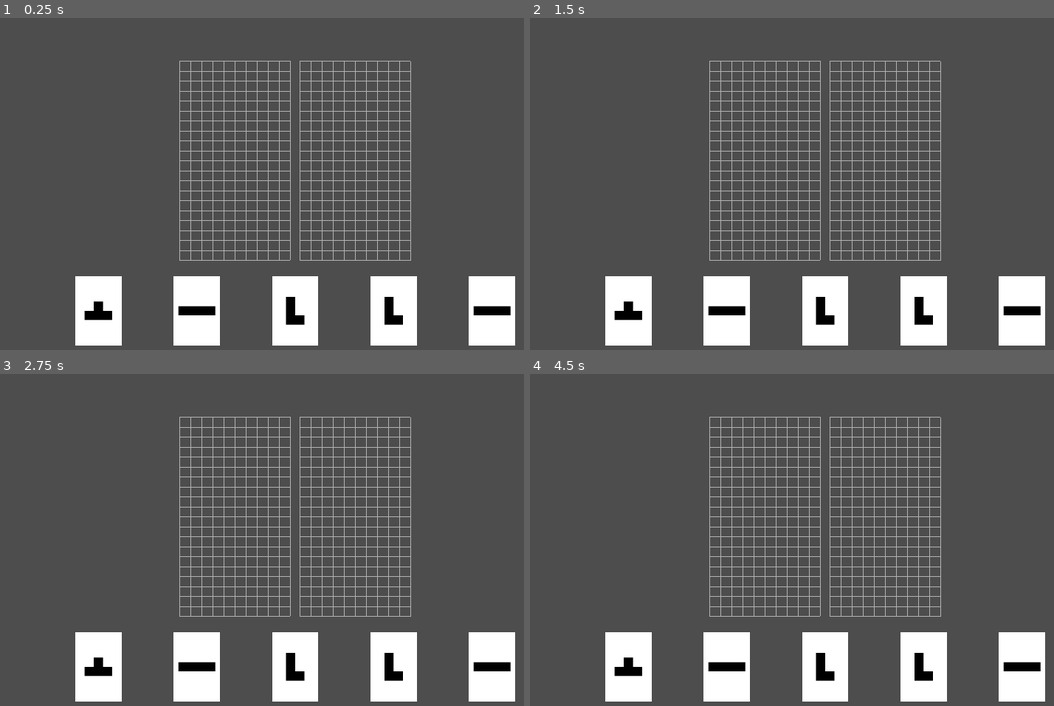
Above: before the commit, frames 1-4 (two rows, left to right).
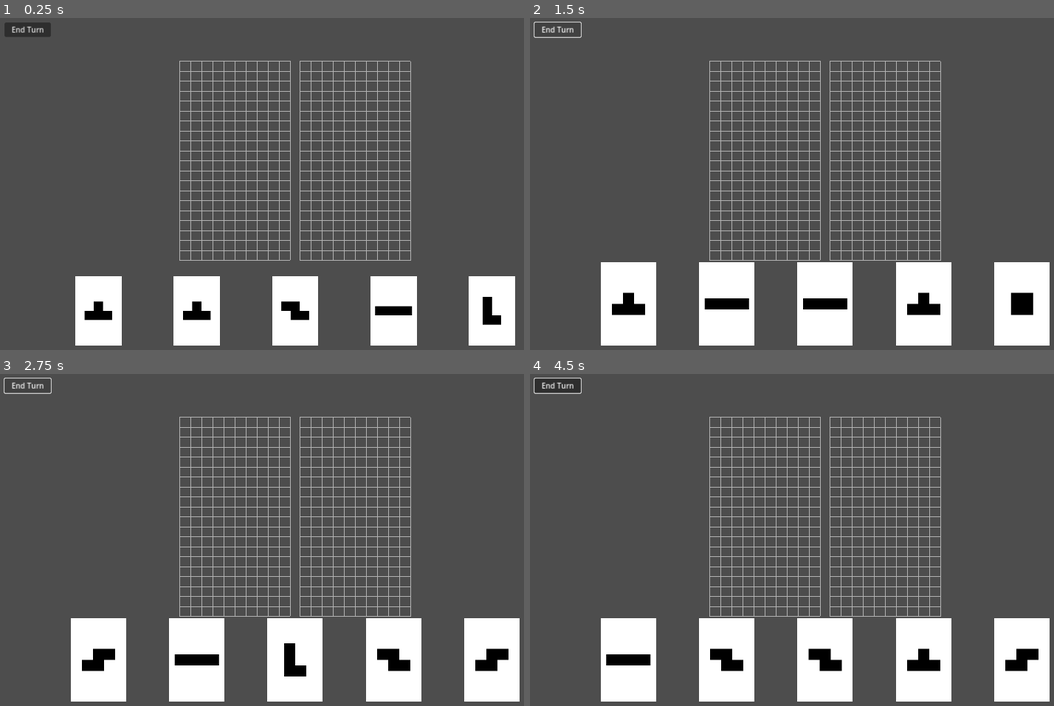
Above: after the commit, the same moments.

Repository: dBinet/SquirrelAttack
Game: Godot game, scene res://scenes/Main.tscn
Same seed, same stepped clock (60 frames per second), same inputs: the game is played once before the commit and once after it.
Inputs (mouse positions are in pixels of both pictures, inside the frame that each line leads up to):
- Up to frame 1 (0.25 s): no input
- Up to frame 2 (1.5 s): click (556, 31) at 0.5 s, where only the run after the commit has a clickable "End Turn"; click (556, 31) at 1.25 s, where only the run after the commit has a clickable "End Turn"
- Up to frame 3 (2.75 s): click (26, 387) at 2 s, where only the run after the commit has a clickable "End Turn"
- Up to frame 4 (4.5 s): tap Enter at 2.75, 4.25 s; move the mouse to (954, 523) at 2.77 s; click (954, 523) at 2.92 s; tap Space at 3.5 s; drag from (708, 556) to (797, 606) at 3.52 s; move the mouse to (886, 466) at 4.27 s; click (886, 466) at 4.42 s

The runs differ from the first frame. In frame 1, 1.4% of the frame differs, in the area x 0-98%, y 1-93%; in frame 2, 5.8%; in frame 3, 5.6%; in frame 4, 6.1%, in the area x 0-100%, y 1-99%.

Commit message:
Add end turn button and refresh hand

Diff:
--- a/scenes/Main.tscn
+++ b/scenes/Main.tscn
@@ -18,3 +18,5 @@
 groups=["GridInstances"]
 
 script = ExtResource("2")
+
+[node name="EndTurnButton" type="Button" parent="."]
--- a/scripts/Main.gd
+++ b/scripts/Main.gd
@@ -3,6 +3,7 @@
 var _cards: Array[Card] = []
 var _previous_viewport_size := Vector2.ZERO
 var _grids: Array[Grid] = []
+var _end_button: Button
 
 const SHAPES := ["I", "L", "O", "T", "S", "Z"]
 const CARD_SCENE := preload("res://scenes/Card.tscn")
@@ -18,12 +19,14 @@
     for g in _grids:
         g.scale = Vector2(1.0, GRID_VERTICAL_SCALE)
 
-    for i in range(5):
-        var shape_idx := randi_range(0, SHAPES.size() - 1)
-        var card := CARD_SCENE.instantiate()
-        card.shape_name = SHAPES[shape_idx]
-        add_child(card)
-        _cards.append(card)
+    _end_button = get_node_or_null("EndTurnButton")
+    if _end_button:
+        _end_button.text = "End Turn"
+        _end_button.custom_minimum_size = Vector2(100, 30)
+        _end_button.position = Vector2(10, 10)
+        _end_button.pressed.connect(_on_EndTurnButton_pressed)
+
+    _add_random_cards()
 
     _update_scale()
     _update_card_positions()
@@ -90,3 +93,22 @@
 func clear_previews() -> void:
     for grid in _grids:
         grid.clear_preview()
+
+func _discard_remaining_cards() -> void:
+    for card in _cards:
+        card.queue_free()
+    _cards.clear()
+
+func _add_random_cards(num: int = 5) -> void:
+    for i in range(num):
+        var shape_idx := randi_range(0, SHAPES.size() - 1)
+        var card := CARD_SCENE.instantiate()
+        card.shape_name = SHAPES[shape_idx]
+        add_child(card)
+        _cards.append(card)
+
+func _on_EndTurnButton_pressed() -> void:
+    _discard_remaining_cards()
+    _add_random_cards()
+    _update_card_positions()
+    clear_previews()
